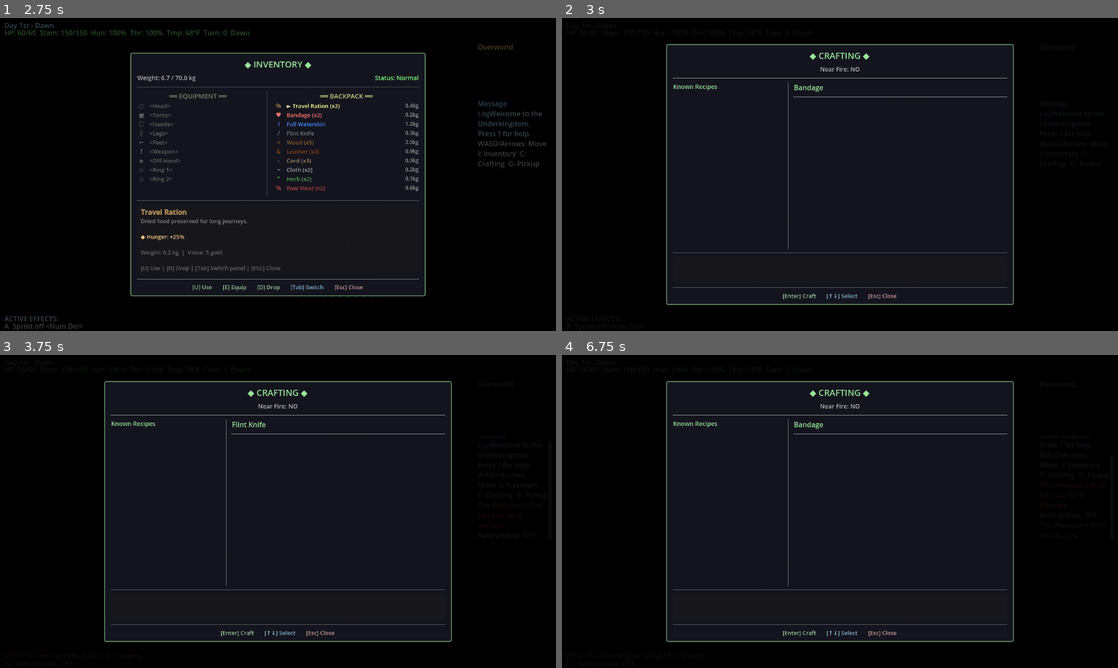
Above: before the commit, frames 1-4 (two rows, left to right).
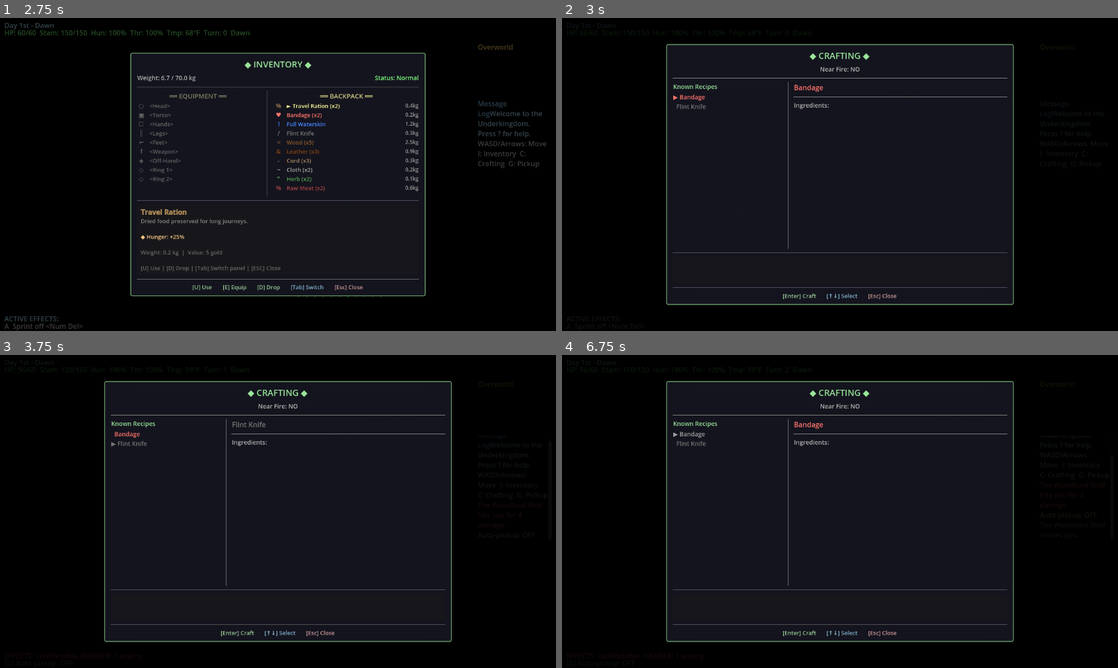
Above: after the commit, the same moments.

Repository: stevenraines/underkingdom-godot-cc
Game: Godot game, scene res://scenes/main.tscn
Same seed, same stepped clock (60 frames per second), same inputs: the game is played once before the commit and once after it.
Inputs:
- Up to frame 1 (2.75 s): click "Start New Game" at 0.5 s; tap Enter (ui_accept) at 1.25, 1.52, 2, 2.27 s; hold Right (ui_right) 1.28-2.03 s; tap R at 1.35 s; hold Down (ui_down) from 2.03 s (still down); tap I at 2.1 s
- Up to frame 2 (3 s): tap Enter (ui_accept) at 2.75 s; release Down (ui_down) at 2.78 s; hold Right (ui_right) from 2.78 s (still down); tap C at 2.85 s
- Up to frame 3 (3.75 s): tap Enter (ui_accept) at 3.5 s; release Right (ui_right) at 3.53 s; hold Up (ui_up) from 3.53 s (still down); tap G at 3.6 s
- Up to frame 4 (6.75 s): tap Enter (ui_accept) at 3.77, 4.25, 4.52, 5, 5.27 s; release Up (ui_up) at 4.28 s; hold Left (ui_left) 4.28-5.78 s; tap Tab at 4.35 s; tap E at 5.1 s; hold Down (ui_down) 5.78-6.53 s; tap U at 5.85 s; hold Right (ui_right) from 6.53 s (still down); tap Space at 6.6 s

Frame 1 is identical in both runs. In frame 2, 0.2% of the frame differs, in the area x 20-48%, y 21-30%; in frame 3, 0.2%; in frame 4, 0.2%.
Error before the commit: Invalid access to property or key 'color' on a base object of type 'Dictionary'. (res://ui/crafting_screen.gd:109)
Error after the commit: Invalid call. Nonexistent function 'count_item_by_id' in base 'RefCounted (Inventory)'. (res://ui/crafting_screen.gd:158)

Commit message:
Fix crafting screen to use Dictionary access instead of object properties
- ItemManager.get_item_data() returns Dictionary, not Item object
- Access 'name' and 'ascii_color' fields from dictionary
- Parse ascii_color string to Color using Color.from_string()

Diff:
--- a/ui/crafting_screen.gd
+++ b/ui/crafting_screen.gd
@@ -105,8 +105,10 @@
 	var can_craft = recipe.has_requirements(player.inventory, near_fire)
 
 	# Get the item color
-	var item = ItemManager.get_item_data(recipe.result_item_id)
-	var item_color = item.color if item else Color.WHITE
+	var item_data = ItemManager.get_item_data(recipe.result_item_id)
+	var item_color = Color.WHITE
+	if not item_data.is_empty() and "ascii_color" in item_data:
+		item_color = Color.from_string(item_data["ascii_color"], Color.WHITE)
 
 	# Build text
 	var text = ""
@@ -133,10 +135,11 @@
 ## Update the details panel on the right
 func _update_details_panel(recipe: Recipe) -> void:
 	# Update recipe name
-	var item = ItemManager.get_item_data(recipe.result_item_id)
+	var item_data = ItemManager.get_item_data(recipe.result_item_id)
 	recipe_name_label.text = recipe.get_display_name()
-	if item:
-		recipe_name_label.add_theme_color_override("font_color", item.color)
+	if not item_data.is_empty() and "ascii_color" in item_data:
+		var item_color = Color.from_string(item_data["ascii_color"], Color.WHITE)
+		recipe_name_label.add_theme_color_override("font_color", item_color)
 
 	# Clear previous details
 	_clear_details()
@@ -150,14 +153,14 @@
 
 	# Show each ingredient with count
 	for ingredient in recipe.ingredients:
-		var ingredient_item = ItemManager.get_item_data(ingredient["item"])
-		if ingredient_item:
+		var ingredient_item_data = ItemManager.get_item_data(ingredient["item"])
+		if not ingredient_item_data.is_empty():
 			var have_count = player.inventory.count_item_by_id(ingredient["item"])
 			var need_count = ingredient["count"]
 
 			var ingredient_label = Label.new()
 			ingredient_label.text = "  %s: %d/%d" % [
-				ingredient_item.display_name,
+				ingredient_item_data.get("name", "Unknown"),
 				have_count,
 				need_count
 			]
@@ -209,8 +212,9 @@
 	var result_label = Label.new()
 	result_label.text = "\nResult: %s (×%d)" % [recipe.get_display_name(), recipe.result_count]
 	result_label.add_theme_font_size_override("font_size", 13)
-	if item:
-		result_label.add_theme_color_override("font_color", item.color)
+	if not item_data.is_empty() and "ascii_color" in item_data:
+		var result_color = Color.from_string(item_data["ascii_color"], Color.WHITE)
+		result_label.add_theme_color_override("font_color", result_color)
 	details_container.add_child(result_label)
 
 ## Clear details panel
